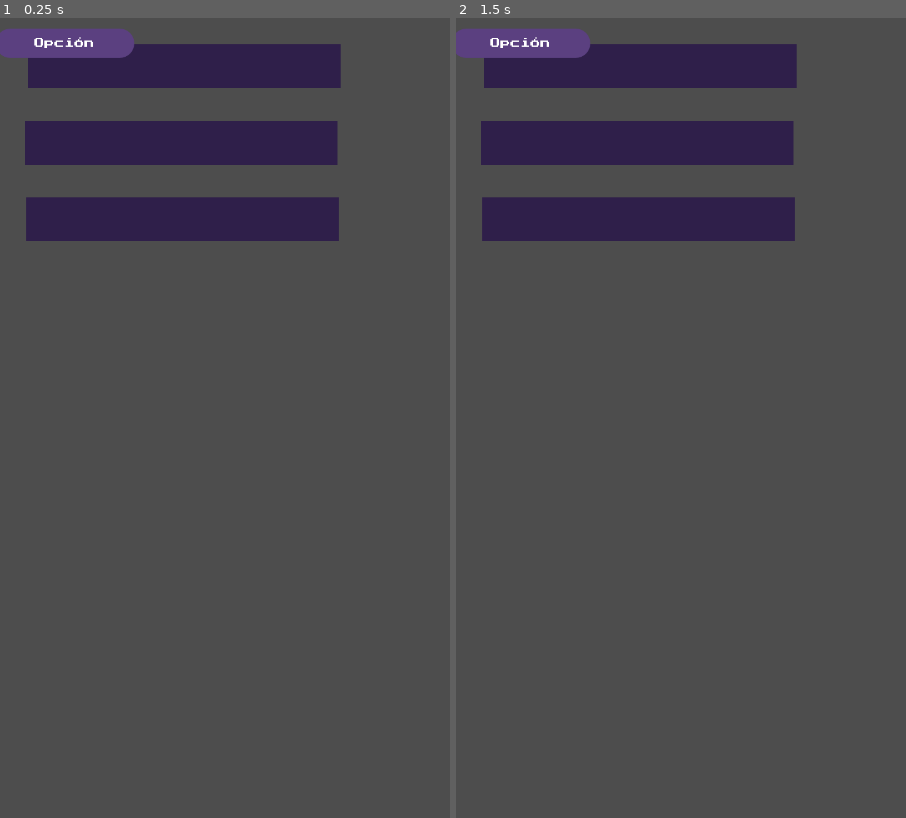
Above: before the commit, frames 1-2 (left to right).
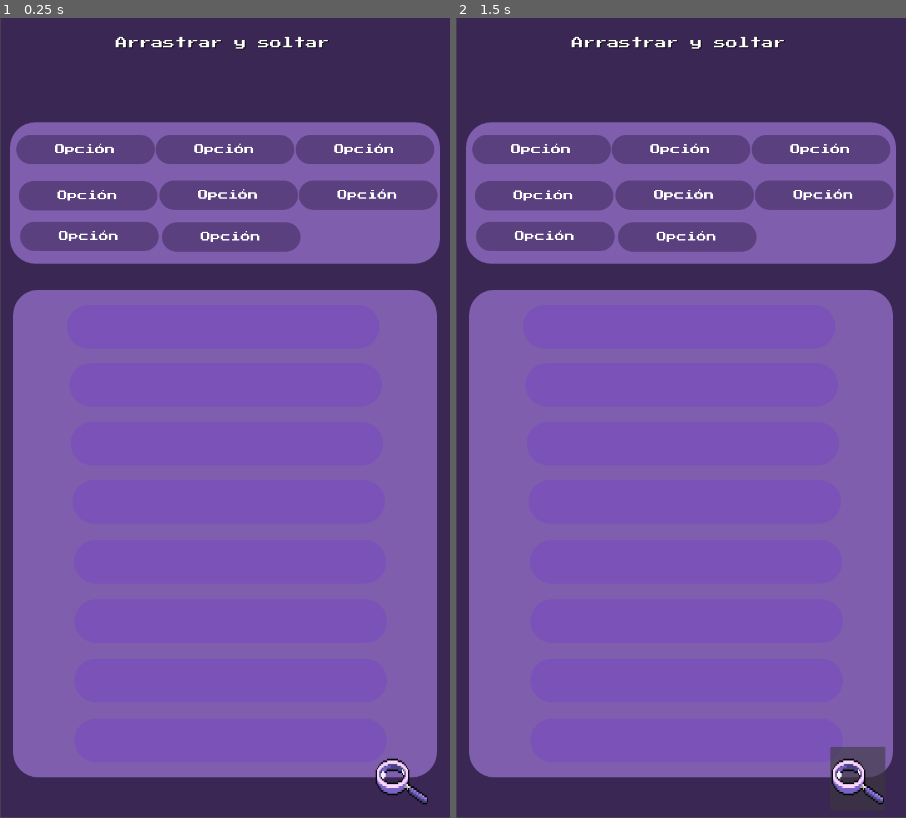
Above: after the commit, the same moments.

Repository: TonyCast2005/Galileo
Game: Godot game, scene res://escenas/Tipos_preguntas/Arrastrar_y_Soltar/ArrastrarSoltar.tscn
Same seed, same stepped clock (60 frames per second), same inputs: the game is played once before the commit and once after it. This scene is started directly instead of the project's main scene.
Inputs (mouse positions are in pixels of both pictures, inside the frame that each line leads up to):
- Up to frame 1 (0.25 s): no input
- Up to frame 2 (1.5 s): click (856, 778) at 0.52 s; click (856, 778) at 1.27 s

The runs differ from the first frame. In frame 1, 96% of the frame differs, in the area x 0-100%, y 0-100%; in frame 2, 96%.

Commit message:
creo que hubo mejoría
falta poder regresarlo al bloque inicial y evitar que sigan acumulando

Diff:
--- a/galileo/escenas/Tipos_preguntas/Arrastrar_y_Soltar/ArrastrarSoltar.tscn
+++ b/galileo/escenas/Tipos_preguntas/Arrastrar_y_Soltar/ArrastrarSoltar.tscn
@@ -1,31 +1,135 @@
-[gd_scene load_steps=4 format=3 uid="uid://dyq24olsg6i6p"]
+[gd_scene load_steps=8 format=3 uid="uid://dyq24olsg6i6p"]
 
 [ext_resource type="PackedScene" uid="uid://58a32yh47ao7" path="res://escenas/Tipos_preguntas/Arrastrar_y_Soltar/bloque.tscn" id="1_6mnkq"]
 [ext_resource type="Script" uid="uid://bmt4wekmaxqgc" path="res://escenas/Tipos_preguntas/Arrastrar_y_Soltar/zona_trabajo.gd" id="1_rcjtp"]
 [ext_resource type="PackedScene" uid="uid://3q5foyvs857i" path="res://escenas/Tipos_preguntas/Arrastrar_y_Soltar/recipiente.tscn" id="2_mgacq"]
+[ext_resource type="Texture2D" uid="uid://bgnffnt45rlhx" path="res://assets/sprites/ui/lupa.png" id="4_mgacq"]
+
+[sub_resource type="StyleBoxFlat" id="StyleBoxFlat_kxkk6"]
+bg_color = Color(0.498931, 0.372092, 0.680037, 1)
+corner_radius_top_left = 40
+corner_radius_top_right = 40
+corner_radius_bottom_right = 40
+corner_radius_bottom_left = 40
+
+[sub_resource type="StyleBoxTexture" id="StyleBoxTexture_7kqiy"]
+texture = ExtResource("4_mgacq")
+
+[sub_resource type="StyleBoxTexture" id="StyleBoxTexture_l3lj0"]
+texture = ExtResource("4_mgacq")
 
 [node name="ArrastrarSoltar" type="Node2D"]
 
 [node name="ColorRect" type="ColorRect" parent="."]
+custom_minimum_size = Vector2(600, 0)
 anchors_preset = 15
 anchor_right = 1.0
 anchor_bottom = 1.0
+offset_left = 1.0
+offset_top = -5.0
+offset_right = 720.0
+offset_bottom = 1279.0
 grow_horizontal = 2
 grow_vertical = 2
 color = Color(0.227451, 0.152941, 0.329412, 1)
+
+[node name="Panel" type="Panel" parent="."]
+offset_left = 21.0
+offset_top = 435.0
+offset_right = 699.0
+offset_bottom = 1215.0
+theme_override_styles/panel = SubResource("StyleBoxFlat_kxkk6")
 
 [node name="zonaTrabajo" type="Node2D" parent="."]
 script = ExtResource("1_rcjtp")
 
 [node name="Recipiente" parent="zonaTrabajo" instance=ExtResource("2_mgacq")]
-position = Vector2(295, 77)
+position = Vector2(357, 494)
 
 [node name="Recipiente2" parent="zonaTrabajo" instance=ExtResource("2_mgacq")]
-position = Vector2(290, 200)
+position = Vector2(361, 587)
 
 [node name="Recipiente3" parent="zonaTrabajo" instance=ExtResource("2_mgacq")]
-position = Vector2(292, 322)
+position = Vector2(363, 681)
 
-[node name="contenedorOpc" type="Node2D" parent="."]
+[node name="Recipiente4" parent="zonaTrabajo" instance=ExtResource("2_mgacq")]
+position = Vector2(366, 774)
 
-[node name="Bloque" parent="contenedorOpc" instance=ExtResource("1_6mnkq")]
+[node name="Recipiente5" parent="zonaTrabajo" instance=ExtResource("2_mgacq")]
+position = Vector2(368, 870)
+
+[node name="Recipiente6" parent="zonaTrabajo" instance=ExtResource("2_mgacq")]
+position = Vector2(369, 965)
+
+[node name="Recipiente7" parent="zonaTrabajo" instance=ExtResource("2_mgacq")]
+position = Vector2(369, 1060)
+
+[node name="Recipiente8" parent="zonaTrabajo" instance=ExtResource("2_mgacq")]
+position = Vector2(369, 1156)
+
+[node name="Panel" type="Panel" parent="zonaTrabajo"]
+offset_left = 16.0
+offset_top = 167.0
+offset_right = 704.0
+offset_bottom = 393.0
+theme_override_styles/panel = SubResource("StyleBoxFlat_kxkk6")
+
+[node name="contenedorOpc" type="GridContainer" parent="zonaTrabajo" groups=["contenedor_opc"]]
+offset_left = 13.0
+offset_top = 171.0
+offset_right = 701.0
+offset_bottom = 395.0
+
+[node name="Bloque" parent="zonaTrabajo/contenedorOpc" instance=ExtResource("1_6mnkq")]
+position = Vector2(20, -1)
+
+[node name="Bloque2" parent="zonaTrabajo/contenedorOpc" instance=ExtResource("1_6mnkq")]
+position = Vector2(243, -1)
+
+[node name="Bloque3" parent="zonaTrabajo/contenedorOpc" instance=ExtResource("1_6mnkq")]
+position = Vector2(467, -1)
+
+[node name="Bloque4" parent="zonaTrabajo/contenedorOpc" instance=ExtResource("1_6mnkq")]
+position = Vector2(24, 73)
+
+[node name="Bloque5" parent="zonaTrabajo/contenedorOpc" instance=ExtResource("1_6mnkq")]
+position = Vector2(249, 72)
+
+[node name="Bloque6" parent="zonaTrabajo/contenedorOpc" instance=ExtResource("1_6mnkq")]
+position = Vector2(472, 72)
+
+[node name="Bloque7" parent="zonaTrabajo/contenedorOpc" instance=ExtResource("1_6mnkq")]
+position = Vector2(26, 138)
+
+[node name="Bloque8" parent="zonaTrabajo/contenedorOpc" instance=ExtResource("1_6mnkq")]
+position = Vector2(253, 139)
+
+[node name="pista" type="Button" parent="."]
+offset_left = 599.0
+offset_top = 1166.0
+offset_right = 687.0
+offset_bottom = 1268.0
+theme_override_colors/font_color = Color(1, 1, 1, 1)
+theme_override_font_sizes/font_size = 28
+theme_override_styles/focus = SubResource("StyleBoxTexture_7kqiy")
+theme_override_styles/normal = SubResource("StyleBoxTexture_l3lj0")
+
+[node name="nombreLeccion" type="Label" parent="."]
+anchors_preset = 10
+anchor_right = 1.0
+offset_right = 712.0
+offset_bottom = 79.0
+grow_horizontal = 2
+theme_override_colors/font_color = Color(1, 1, 1, 1)
+theme_override_colors/font_shadow_color = Color(0, 0, 0, 1)
+theme_override_font_sizes/font_size = 19
+text = "Arrastrar y soltar"
+horizontal_alignment = 1
+vertical_alignment = 1
+autowrap_mode = 2
+
+[node name="Instrucciones" type="Label" parent="."]
+offset_left = 6.0
+offset_top = 77.0
+offset_right = 718.0
+offset_bottom = 140.0
--- a/galileo/escenas/Tipos_preguntas/Arrastrar_y_Soltar/bloque.gd
+++ b/galileo/escenas/Tipos_preguntas/Arrastrar_y_Soltar/bloque.gd
@@ -3,7 +3,20 @@
 @onready var label := $Label
 var is_dragging := false
 var mouse_offset := Vector2.ZERO
+var start_position := Vector2.ZERO
+var recipiente_actual: Area2D = null
+var contenedor_origen: Node = null
 
+func _ready():
+	await get_tree().process_frame
+	start_position = global_position
+	contenedor_origen = get_parent()
+	print("📍 Posición inicial registrada:", start_position)
+	print("🧩 Contenedor original:", contenedor_origen.name)
+
+# ---------------------------------------------------------------
+#  DETECCIÓN DE DRAG
+# ---------------------------------------------------------------
 func _input(event):
 	if event is InputEventMouseButton and event.button_index == MOUSE_BUTTON_LEFT:
 		if event.pressed and label.get_rect().has_point(to_local(event.position)):
@@ -19,17 +32,77 @@
 	if is_dragging:
 		global_position = get_global_mouse_position() - mouse_offset
 
+# ---------------------------------------------------------------
+#  DETECCIÓN DE RECIPIENTE
+# ---------------------------------------------------------------
 func _snap_to_drop_zone():
 	var space_state = get_world_2d().direct_space_state
 	var query := PhysicsPointQueryParameters2D.new()
-	query.position = global_position
+	query.position = get_global_mouse_position()
 	query.collide_with_areas = true
-	var result = space_state.intersect_point(query)
+	var results = space_state.intersect_point(query)
 
-	for hit in result:
-		if hit.collider.is_in_group("dropable"):
-			print("✅ Bloque soltado en recipiente")
+	if results.is_empty():
+		print("❌ No se soltó sobre ningún recipiente")
+		_regresar_a_inicio()
+		return
+
+	for hit in results:
+		var recipiente = hit.collider
+		if recipiente and recipiente.is_in_group("dropable"):
+
+			if recipiente.has_meta("ocupado") and recipiente.get_meta("ocupado") == true:
+				print("⚠️ El recipiente", recipiente.name, "ya tiene un bloque. Se devuelve.")
+				_regresar_a_inicio()
+				return
+
+			if recipiente_actual and is_instance_valid(recipiente_actual):
+				recipiente_actual.set_meta("ocupado", false)
+
+			recipiente.set_meta("ocupado", true)
+			recipiente_actual = recipiente
+
+			var color_rect = recipiente.get_node_or_null("ColorRect")
+			var target_pos: Vector2
+			if color_rect:
+				var rect_global = color_rect.get_global_rect()
+				target_pos = rect_global.position + rect_global.size / 2 - label.size / 2
+				target_pos.y -= 9 # ajusta este valor (3–6 px) según el tamaño del bloque
+
+			else:
+				target_pos = recipiente.global_position
+
+			print(" Bloque colocado en:", recipiente.name)
+
 			var tween := get_tree().create_tween()
-			tween.tween_property(self, "global_position", hit.collider.global_position, 0.2)
+			tween.tween_property(self, "global_position", target_pos, 0.25).set_ease(Tween.EASE_OUT)
 			return
-	print("❌ Bloque soltado fuera de recipientes")
+
+	# Si llega aquí, no hay ningún recipiente válido
+	_regresar_a_inicio()
+
+# ---------------------------------------------------------------
+#  REGRESAR AL INICIO
+# ---------------------------------------------------------------
+func _regresar_a_inicio():
+	if recipiente_actual and is_instance_valid(recipiente_actual):
+		recipiente_actual.set_meta("ocupado", false)
+		recipiente_actual = null
+
+	print("↩️ Regresando bloque al contenedor original")
+
+	var contenedor_opc = get_tree().get_first_node_in_group("contenedor_opc")
+
+	if contenedor_opc:
+		get_parent().remove_child(self)
+
+		contenedor_opc.add_child(self)
+
+		# 🔹 IMPORTANTE: reinicia su posición local dentro del GridContainer
+		await get_tree().process_frame  # espera un frame para que el layout se actualice
+		global_position = start_position  # regresa a la posición original registrada
+		scale = Vector2.ONE
+		rotation = 0
+		print("Bloque devuelto correctamente")
+	else:
+		print("No se encontró el GridContainer (contenedor_opc)")
--- a/galileo/escenas/Tipos_preguntas/Arrastrar_y_Soltar/bloque.tscn
+++ b/galileo/escenas/Tipos_preguntas/Arrastrar_y_Soltar/bloque.tscn
@@ -59,7 +59,7 @@
 	print(\"Bloque soltado fuera de recipientes\")
 "
 
-[node name="Bloque" type="Node2D"]
+[node name="Bloque" type="Node2D" groups=["draggable_block"]]
 script = ExtResource("1_qbxhm")
 
 [node name="Label" type="Label" parent="."]
--- a/galileo/escenas/Tipos_preguntas/Arrastrar_y_Soltar/recipiente.gd
+++ b/galileo/escenas/Tipos_preguntas/Arrastrar_y_Soltar/recipiente.gd
@@ -3,8 +3,10 @@
 @onready var color_rect = $ColorRect  # o Label/Sprite2D si usas otro nodo visual
 
 func _ready():
-	if color_rect:
-		color_rect.modulate = Color(Color.REBECCA_PURPLE, 0.7)
+		add_to_group("dropable")
+		set_meta("ocupado", false)
+		if color_rect:
+			color_rect.modulate = Color(0.6, 0.4, 0.8, 0.7)
 
 func _on_body_entered(body):
 	if body.is_in_group("draggable_block"):
@@ -15,3 +17,4 @@
 	if body.is_in_group("draggable_block"):
 		if color_rect:
 			color_rect.modulate = Color(Color.MEDIUM_PURPLE, 0.7)
+var ocupado := false
--- a/galileo/escenas/Tipos_preguntas/Arrastrar_y_Soltar/recipiente.tscn
+++ b/galileo/escenas/Tipos_preguntas/Arrastrar_y_Soltar/recipiente.tscn
@@ -9,27 +9,41 @@
 particles_anim_loop = false
 
 [sub_resource type="RectangleShape2D" id="RectangleShape2D_1gck5"]
-size = Vector2(250, 35)
+size = Vector2(250, 26)
+
+[sub_resource type="StyleBoxFlat" id="StyleBoxFlat_1gck5"]
+bg_color = Color(0.788235, 0.756863, 0.92549, 1)
+
+[sub_resource type="Theme" id="Theme_717nn"]
+default_base_scale = 0.26
+Panel/styles/panel = SubResource("StyleBoxFlat_1gck5")
+
+[sub_resource type="StyleBoxFlat" id="StyleBoxFlat_a28y0"]
+bg_color = Color(0.788235, 0.756863, 0.92549, 1)
+corner_radius_top_left = 40
+corner_radius_top_right = 40
+corner_radius_bottom_right = 40
+corner_radius_bottom_left = 40
 
 [node name="Recipiente" type="Area2D" groups=["dropable"]]
 texture_filter = 2
 material = SubResource("CanvasItemMaterial_1gck5")
-position = Vector2(0, 181)
+position = Vector2(355, 337)
 script = ExtResource("1_1gck5")
 
 [node name="CollisionShape2D" type="CollisionShape2D" parent="." groups=["dropable"]]
 shape = SubResource("RectangleShape2D_1gck5")
-disabled = true
 
-[node name="ColorRect" type="ColorRect" parent="." groups=["dropable"]]
+[node name="ColorRect" type="Panel" parent="." groups=["dropable"]]
 custom_minimum_size = Vector2(500.04, 70)
 anchors_preset = 15
 anchor_right = 1.0
 anchor_bottom = 1.0
 grow_horizontal = 2
 grow_vertical = 2
-pivot_offset = Vector2(168, 46)
-color = Color(0.334851, 0.236818, 0.475699, 1)
+pivot_offset = Vector2(250, 35)
+theme = SubResource("Theme_717nn")
+theme_override_styles/panel = SubResource("StyleBoxFlat_a28y0")
 
 [connection signal="body_entered" from="." to="." method="_on_body_entered"]
 [connection signal="body_exited" from="." to="." method="_on_body_exited"]
Not shown: 1 places in galileo/escenas/Tipos_preguntas/Arrastrar_y_Soltar/recipiente.tscn that only renumber resources
